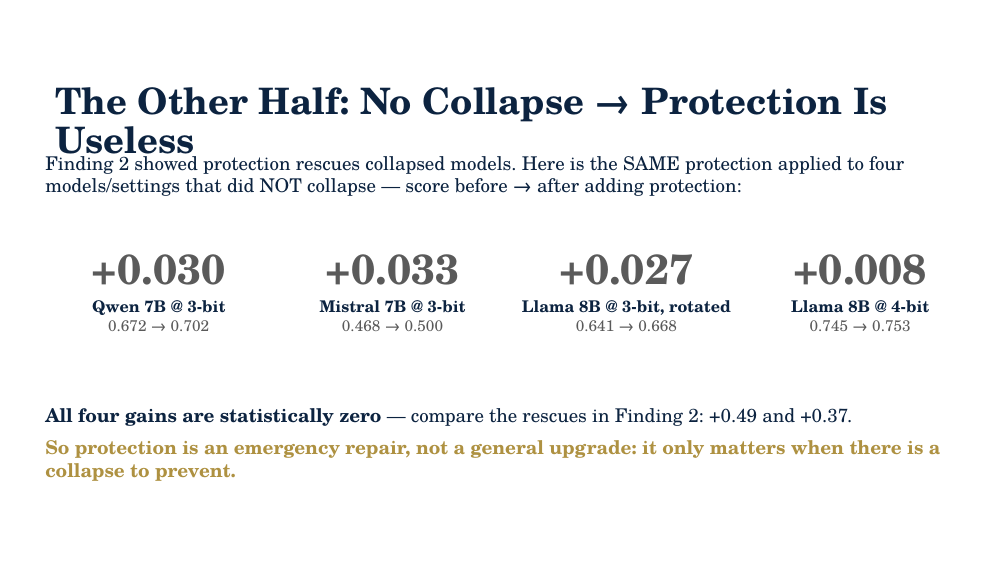
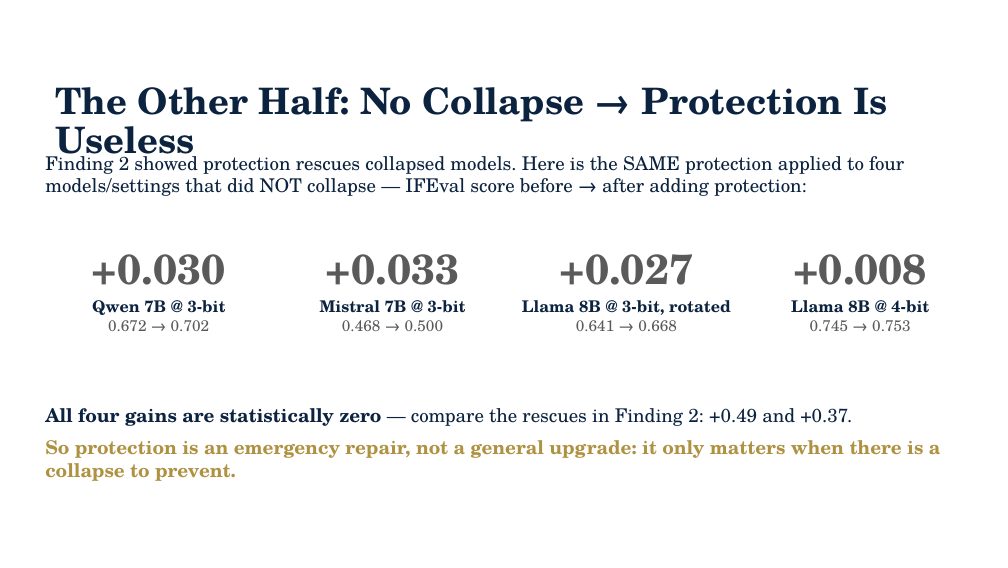
Before and after one commit to JiahaoZheng24/Instruction-Following-Attention-Head-Sensitive, a slide deck: slide 5 of paper/IFH_advisor_update_2026-09-03.pptx. Drawn at 1008x568 pixels with LibreOffice and Linux fonts; fonts in the diff are those of the drawing; background and template pictures are left out. Boxes give left, top, right and bottom in pixels: in the first picture for what was removed or moved away, otherwise in the second. Text is boxed around its words. In the diff, an @@ line names an element or a change of style, - is before the commit and + after.

```diff
--- a/paper/IFH_advisor_update_2026-09-03.pptx
+++ b/paper/IFH_advisor_update_2026-09-03.pptx
@@ text at <box>45,151,904,196</box>: text changed @@
-Finding 2 showed protection rescues collapsed models. Here is the SAME protection applied to four models/settings that did NOT collapse — score before → after adding protection:
+Finding 2 showed protection rescues collapsed models. Here is the SAME protection applied to four models/settings that did NOT collapse — IFEval score before → after adding protection:
```
Also in this commit, not shown: 4 other slides changed.
